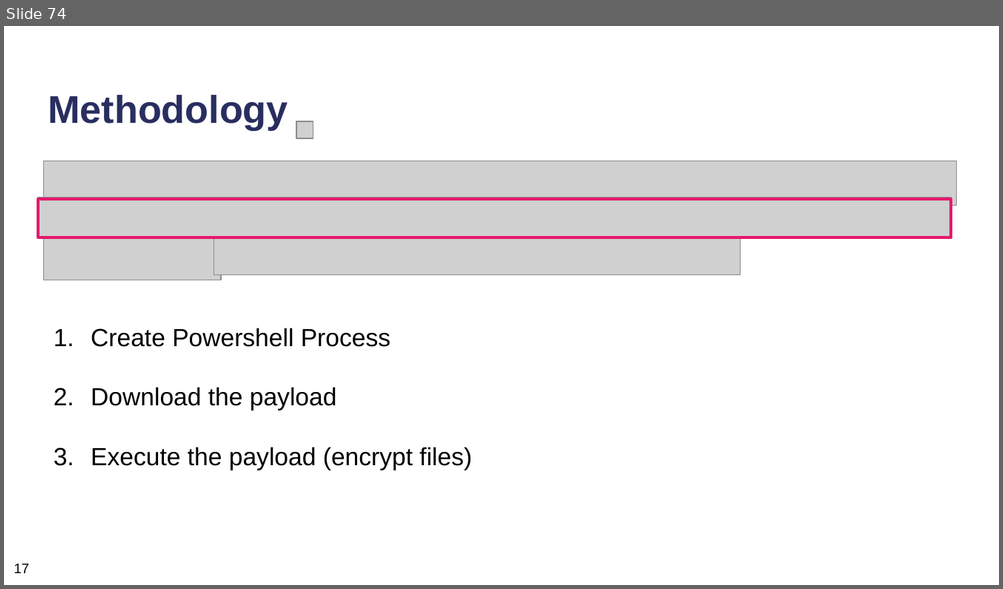
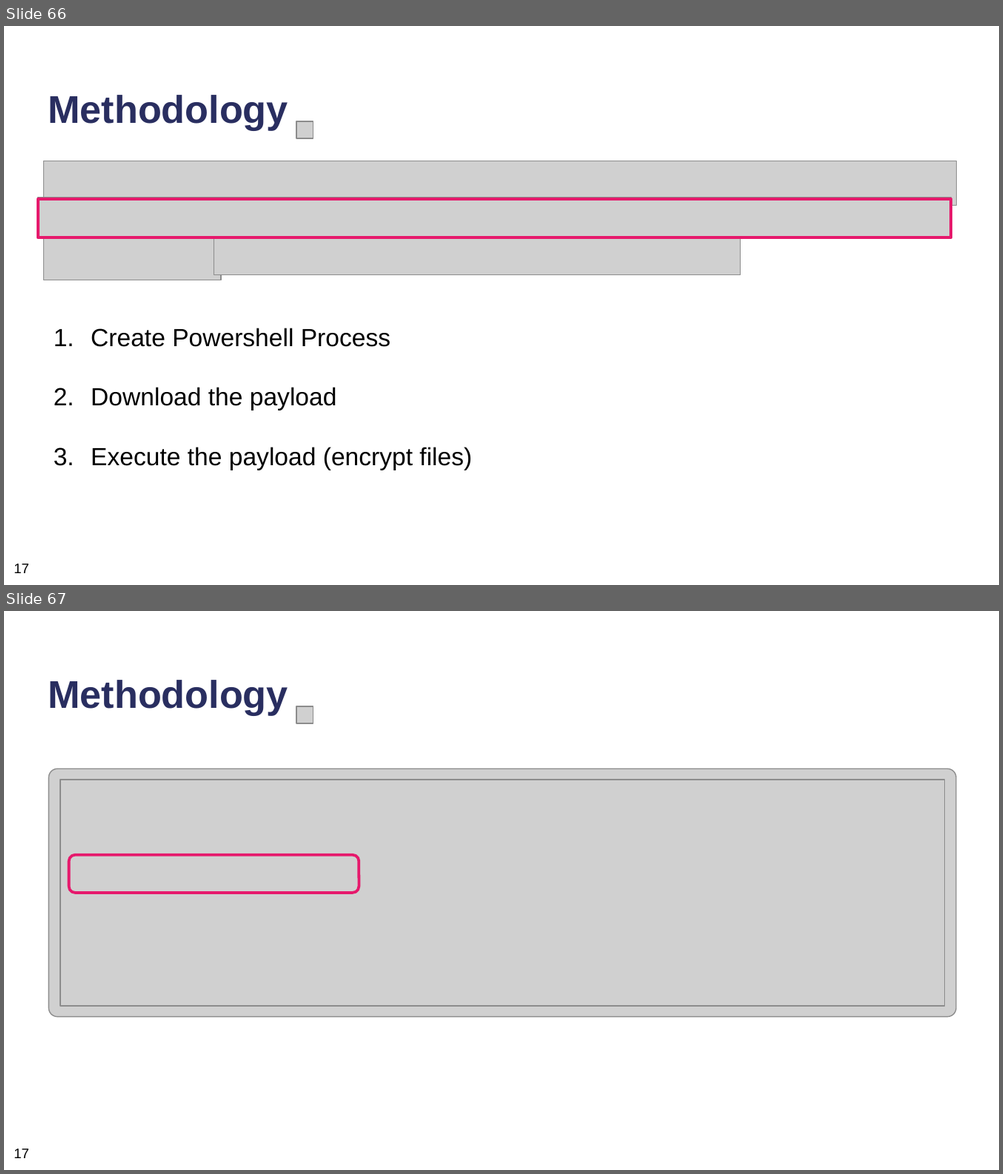
Before and after one commit to neubert-simon/auv-final-report, a slide deck: Final Presentation/ICS_Praesentationsfolien.pptx. Shown one above the other, each under a label of ours: slide 74 before the commit, slides 66 and 67 after it. The pictures are 1003x589 and 1003x1174 pixels, drawn with LibreOffice and Linux fonts; fonts in the diff are those of the drawing; grey boxes stand for pictures. Boxes give left, top, right and bottom in pixels: in the first picture for what was removed or moved away, otherwise in the second. Text is boxed around its words. In the diff, an @@ line names an element or a change of style, - is before the commit and + after.

```diff
--- a/Final Presentation/ICS_Praesentationsfolien.pptx
+++ b/Final Presentation/ICS_Praesentationsfolien.pptx
@@ slide 67 added at (4,611,999,1170), background #FFFFFF @@
@@ title added at (48,680,288,715), 28 pt, text #292E60, bold @@
+Methodology
@@ picture added at (296,706,313,723) @@
@@ picture added at (48,769,956,1018) @@
@@ picture added at (61,780,945,1007) @@
@@ rounded rectangle added at (68,854,358,892), outline #E6196C 2 pt @@
@@ text added at (14,1149,29,1159), 10 pt, text #000000 @@
+17
@@ what was slide 74 is now slide 66 @@
```
Also in this commit, not shown: 13 slides changed, 4 other slides added, 10 slides removed.
